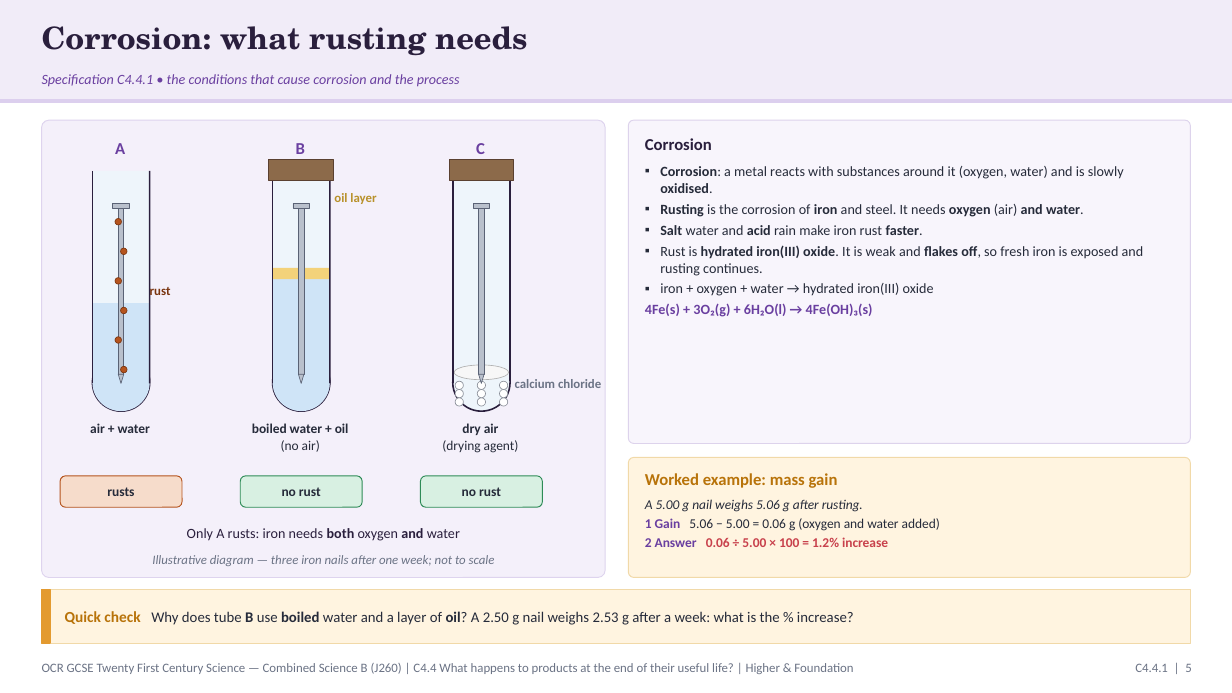
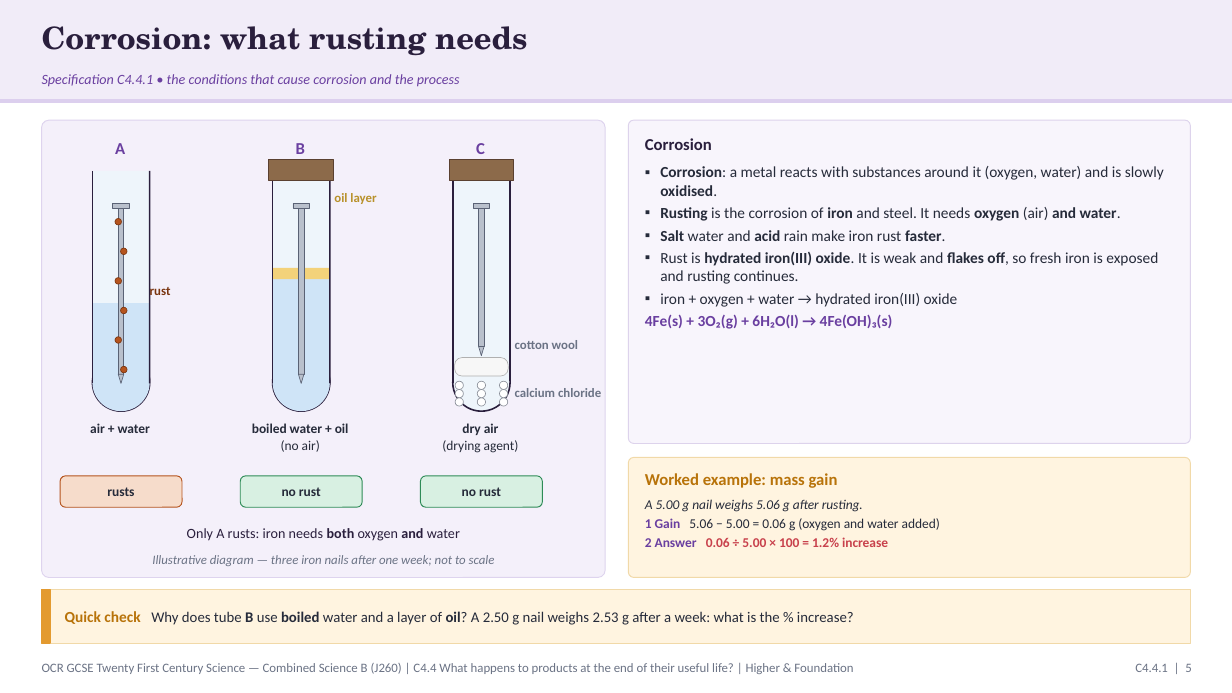
Before and after one commit to pstephenphilip-ship-it/Piri-MBBS, a slide deck: slide 5 of gcse-slides/ocr-chemistry/OCR21C_C4.4_EndOfLife_Combined.pptx. Drawn at 1232x693 pixels with LibreOffice and Linux fonts; fonts in the diff are those of the drawing. Boxes give left, top, right and bottom in pixels: in the first picture for what was removed or moved away, otherwise in the second. Text is boxed around its words. In the diff, an @@ line names an element or a change of style, - is before the commit and + after.

```diff
--- a/gcse-slides/ocr-chemistry/OCR21C_C4.4_EndOfLife_Combined.pptx
+++ b/gcse-slides/ocr-chemistry/OCR21C_C4.4_EndOfLife_Combined.pptx
@@ text "Corrosion: a metal reacts with ..." at (645,166,1164,329): size 11 to 12 pt @@
@@ rectangle: place and size @@
-rectangle at (479,208,484,374)
+rectangle at (479,208,484,347)
@@ rounded rectangle: place and size @@
-rounded rectangle at (455,365,509,380)
+rounded rectangle at (455,358,508,376)
@@ rounded rectangle at (455,358,508,376): ellipse to rounded rectangle @@
@@ freeform shape: place and size @@
-freeform shape at (479,374,484,384)
+freeform shape at (479,347,484,356)
@@ text added at (515,340,578,349), 10 pt, text #6B7385, bold @@
+cotton wool
@@ text "calcium chloride": place and size @@
-text "calcium chloride" at (515,379,601,388)
+text "calcium chloride" at (515,388,601,397)
```
Also in this commit, not shown: 9 other slides changed, 4 other files.
